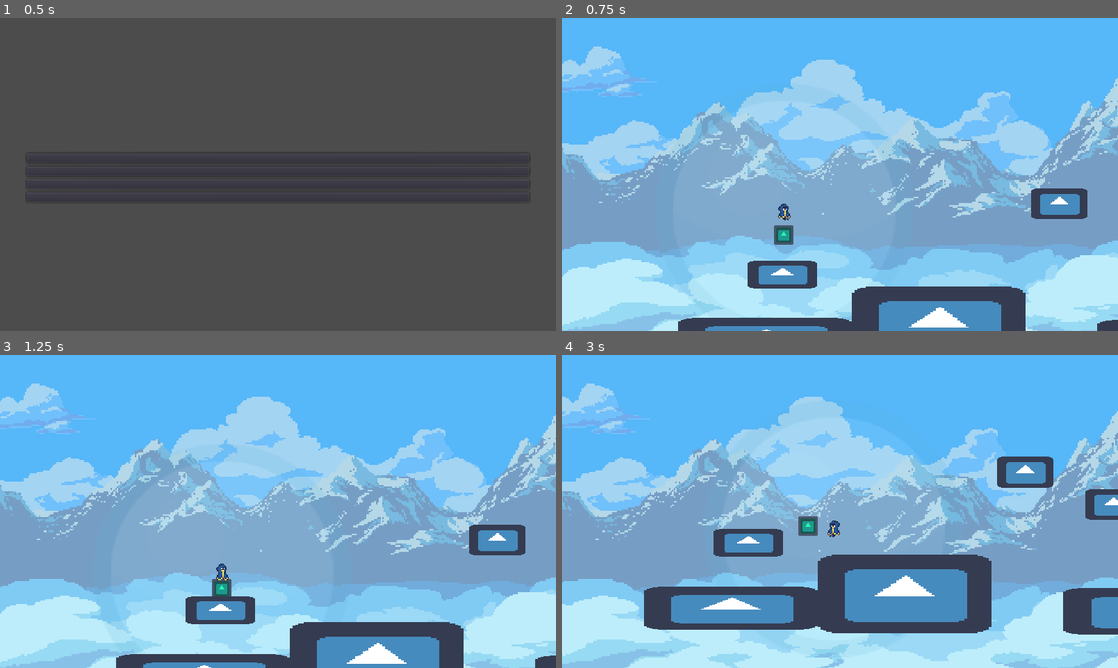
Above: before the commit, frames 1-4 (two rows, left to right).
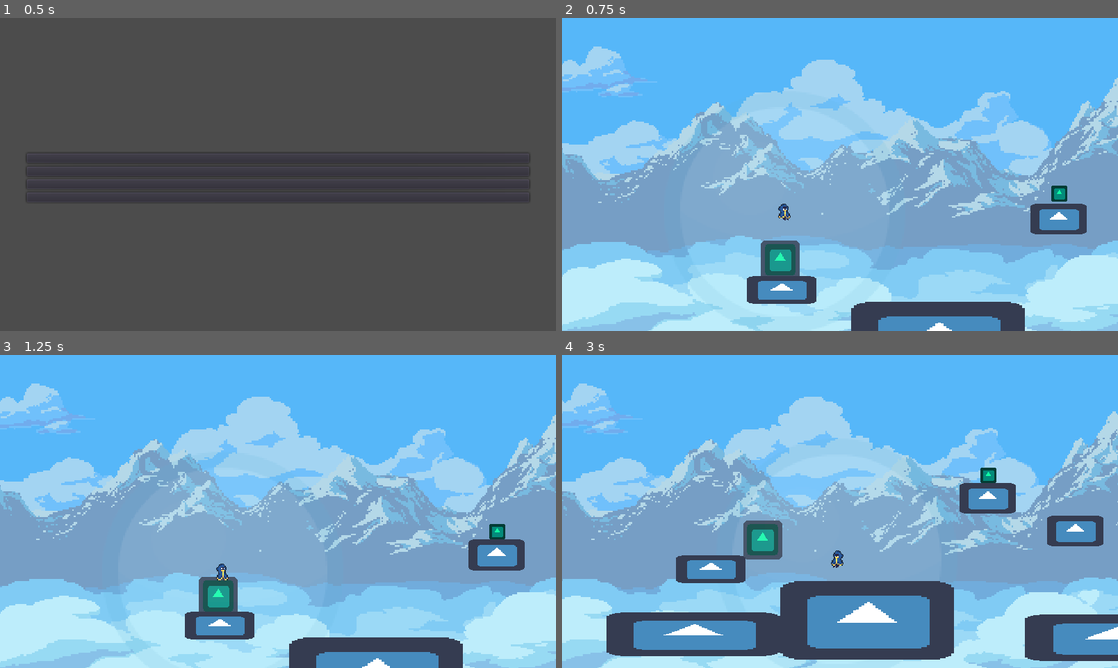
Above: after the commit, the same moments.

Repository: Vicentendistes/Juego-jueg-n-juegazo
Game: Godot game, scene res://ui/main_menu.tscn
Same seed, same stepped clock (60 frames per second), same inputs: the game is played once before the commit and once after it. The engine's default icon, where the game draws it, is replaced by a stand-in: a white triangle on a blue panel in a dark square.
Inputs (mouse positions are in pixels of both pictures, inside the frame that each line leads up to):
- Up to frame 1 (0.5 s): no input
- Up to frame 2 (0.75 s): click "Jugar" at 0.5 s
- Up to frame 3 (1.25 s): no input
- Up to frame 4 (3 s): move the mouse to (962, 495) at 1.27 s; hold Left (attract) 1.28-2.03 s; hold D (move_right) 1.28-2.78 s; tap Space (jump) at 1.52, 2.27 s; tap Right (push) at 1.55, 2.1 s; move the mouse to (728, 527) at 2.02 s; tap Left (attract) at 2.3 s; move the mouse to (895, 442) at 2.77 s; hold A (move_left) from 2.78 s (still down); hold Left (attract) from 2.78 s (still down)

Frame 1 is identical in both runs. In frame 2, 9.0% of the frame differs, in the area x 0-100%, y 19-100%; in frame 3, 8.8%; in frame 4, 33%, in the area x 0-100%, y 9-100%.

Commit message:
imantado dimensiones

Diff:
--- a/scenes/Main.tscn
+++ b/scenes/Main.tscn
@@ -17,10 +17,16 @@
 Ball = ExtResource( 4 )
 
 [node name="Imantado" parent="." instance=ExtResource( 5 )]
-position = Vector2( 175, -51 )
+position = Vector2( 430, -103 )
+
+[node name="Imantado2" parent="." instance=ExtResource( 5 )]
+position = Vector2( 173, -42 )
+scale = Vector2( 2, 2 )
+extents_x = 15
+extents_y = 15
 
 [node name="Charlie" parent="." instance=ExtResource( 1 )]
-position = Vector2( 176, -72 )
+position = Vector2( 177, -86 )
 
 [node name="Floors" type="Node2D" parent="."]
 position = Vector2( 185, -46 )
--- a/scenes/charlie.gd
+++ b/scenes/charlie.gd
@@ -11,7 +11,7 @@
 var GRAVITY = 10
 
 var IMPULSE = 20
-var FORCE = 23
+var FORCE = 20
 
 onready var zone = $Area2D
 onready var pivot = $Pivot
@@ -25,7 +25,6 @@
 
 
 func _physics_process(delta):
-	var _is_atracting = false
 	#==========================================[BASIC CONTROLS]=========================================
 	velocity = move_and_slide(velocity, Vector2.UP)
 	#velocity = move_and_slide(velocity, Vector2.UP, false, 4, PI/4, false)
@@ -51,25 +50,48 @@
 			print("error al cambiar de escena")
 
 	#=======================================[MAGNETO]===========================================
+
+	var direction = Vector2()
 	if Input.is_action_pressed("attract"):
 		if array != []:
-			_is_atracting = true
 			var iman = array[0]
-			var direction = iman.position - position
+			direction = global_position - iman.position
+			direction /= direction.length_squared()
+			direction = direction.normalized()*FORCE
+			velocity -= direction
+			iman.velocity += direction
+
+
+	if Input.is_action_pressed("push"):
+		if array != []:
+			var iman = array[0]
+			direction = global_position - iman.position
 			direction /= direction.length_squared()
 			direction = direction.normalized()*FORCE
 			velocity += direction
 			iman.velocity -= direction
 
-	if Input.is_action_pressed("push"):
-		if array != []:
-			var iman = array[0]
-			var direction = global_position - iman.position
-			direction /= direction.length_squared()
-			direction = direction.normalized()*FORCE
-			velocity += direction
-			iman.velocity -= direction
+	#==========================================[COLLISION]=========================================
+	#colitions with Imantado after calling move_and_slide()
+	for index in get_slide_count():
+		var collision = get_slide_collision(index)
+		if collision.collider is Imantado:
+			var difference = collision.collider.global_position.y - global_position.y
 
+			if  difference > 7 + collision.collider.height:
+				#print("arriba")
+				collision.collider.push(-collision.normal * velocity.length(), "y")
+
+			elif difference < -(7 + collision.collider.height):
+				#print("abajo")
+				#collision.collider.push(-collision.normal * IMPULSE, "x")
+				pass
+			else:
+				#print("en medio")
+				#collision.collider.push(-collision.normal * IMPULSE, "x")
+				pass
+		#if collision.collider.is_in_group("bodies"):
+		#	collision.collider.apply_central_impulse(-collision.normal * IMPULSE) #RigidBody
 
 
 	#========================================[ANIMATIONS]=======================================
@@ -79,7 +101,7 @@
 		pivot.scale.x = -1
 
 	if is_on_floor():
-		if abs(velocity.x)>10:
+		if abs(velocity.x)>25:
 			playback.travel("run")
 		else:
 			playback.travel("idle")
@@ -89,26 +111,6 @@
 		else:
 			playback.travel("fall")
 
-	#==========================================[COLLISION]=========================================
-	#colitions with Imantado after calling move_and_slide()
-	for index in get_slide_count():
-		var collision = get_slide_collision(index)
-		if collision.collider is Imantado:
-			var difference = collision.collider.global_position.y - global_position.y
-			if  difference > 14:
-				#print("arriba")
-				collision.collider.push(-collision.normal * velocity.length(), "y")
-
-			elif difference < -14:
-				#print("abajo")
-				#collision.collider.push(-collision.normal * IMPULSE, "x")
-				pass
-			else:
-				#print("en medio")
-				pass
-
-		#if collision.collider.is_in_group("bodies"):
-		#	collision.collider.apply_central_impulse(-collision.normal * IMPULSE) #RigidBody
 
 
 
--- a/scenes/charlie.tscn
+++ b/scenes/charlie.tscn
@@ -268,7 +268,7 @@
 [sub_resource type="AnimationNodeStateMachinePlayback" id=10]
 
 [sub_resource type="CircleShape2D" id=22]
-radius = 119.0
+radius = 105.005
 
 [node name="Charlie" type="KinematicBody2D" groups=["Player"]]
 collision_mask = 0
@@ -389,5 +389,5 @@
 
 [node name="BallBlue10" type="Sprite" parent="Area2D"]
 self_modulate = Color( 1, 1, 1, 0.14902 )
-scale = Vector2( 1.6, 1.6 )
+scale = Vector2( 1.5, 1.5 )
 texture = ExtResource( 14 )
--- a/scenes/imantado.gd
+++ b/scenes/imantado.gd
@@ -2,10 +2,28 @@
 
 class_name Imantado
 
+onready var collision_shape_2d = $CollisionShape2D
+onready var icon = $Icon
+onready var icon_2 = $Icon2
+export (int, 0, 50) onready var extents_x = 7
+export (int, 0, 50) onready var extents_y = 7
+
+
 var IMPULSE = 40
 var velocity = Vector2()
 var GRAVITY = 10
-var ACCELERATION = 500
+var ACCELERATION = 400
+var width
+var height
+
+func _ready():
+	collision_shape_2d.shape.set_extents(Vector2(extents_x, extents_y))
+	var shape_dimentions = collision_shape_2d.shape.get_extents()
+	width = shape_dimentions.x * self.scale.x
+	height = shape_dimentions.y * self.scale.y
+	icon.scale = shape_dimentions * 0.04
+	icon_2.scale = shape_dimentions * 0.032
+
 
 func _physics_process(delta):
 	velocity = move_and_slide(velocity, Vector2.UP)
--- a/scenes/imantado.tscn
+++ b/scenes/imantado.tscn
@@ -13,7 +13,7 @@
 
 [node name="Icon" type="Sprite" parent="."]
 self_modulate = Color( 1, 1, 1, 0 )
-scale = Vector2( 0.28125, 0.28125 )
+scale = Vector2( 0.233, 0.281 )
 texture = ExtResource( 1 )
 
 [node name="Icon2" type="Sprite" parent="."]
